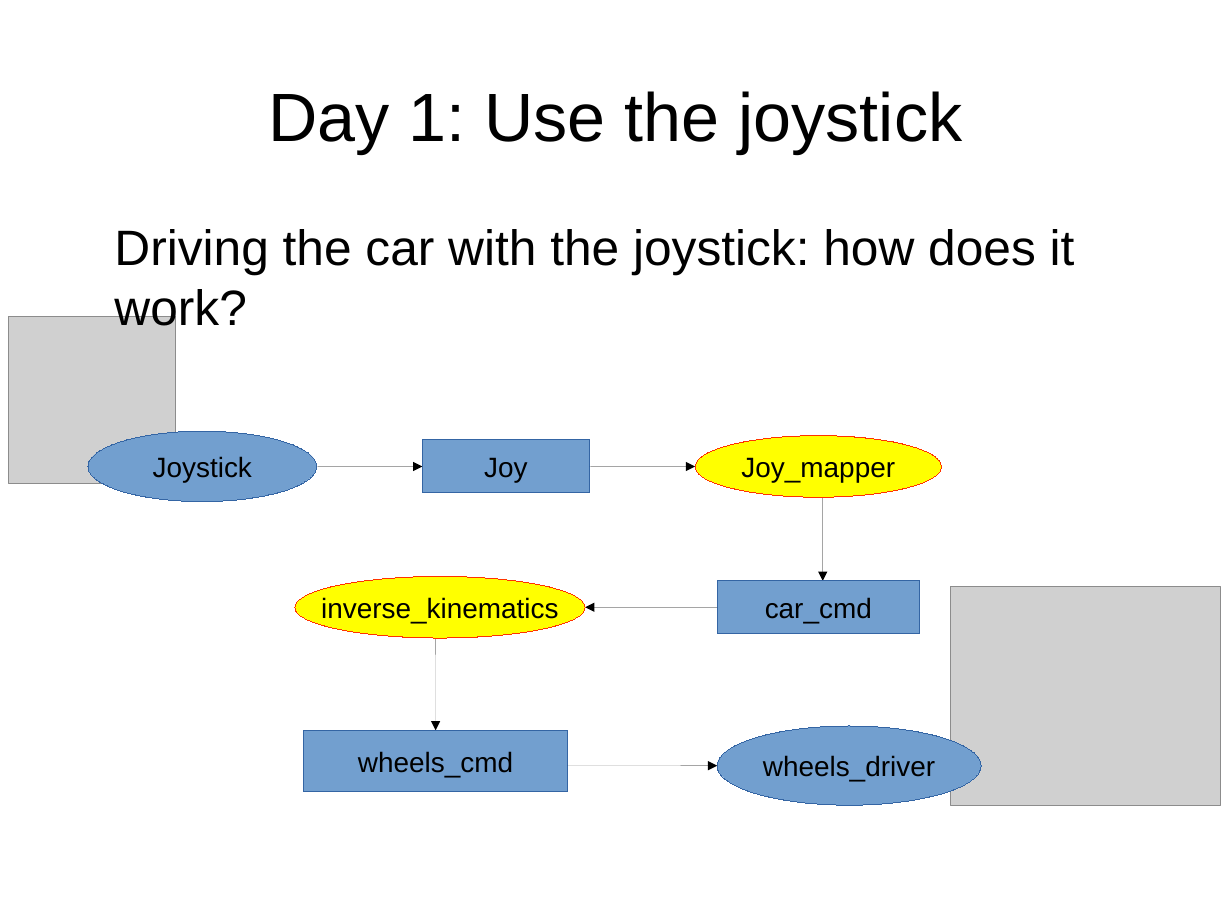
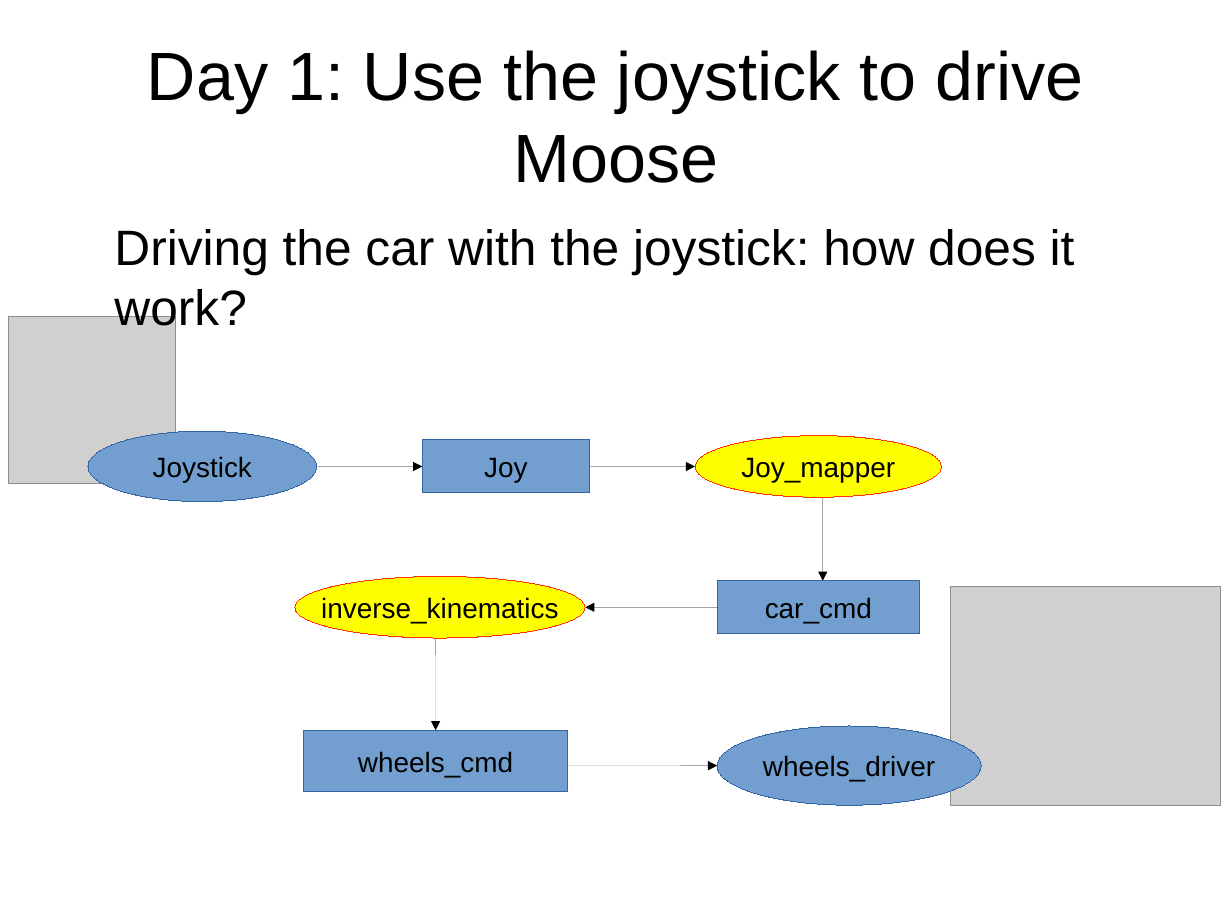
Before and after one commit to maivincent/MISE_presentations, a slide deck: slide 1 of step1_joystick_drive.odp. Drawn at 1232x924 pixels with LibreOffice and Linux fonts; fonts in the diff are those of the drawing; grey boxes stand for pictures. Boxes give left, top, right and bottom in pixels: in the first picture for what was removed or moved away, otherwise in the second. Text is boxed around its words. In the diff, an @@ line names an element or a change of style, - is before the commit and + after.

```diff
--- a/step1_joystick_drive.odp
+++ b/step1_joystick_drive.odp
@@ title at <box>147,50,1083,183</box>: text changed @@
-Day 1: Use the joystick
+Day 1: Use the joystick to drive Moose
```
Also in this commit, not shown: 1 other slide changed.
